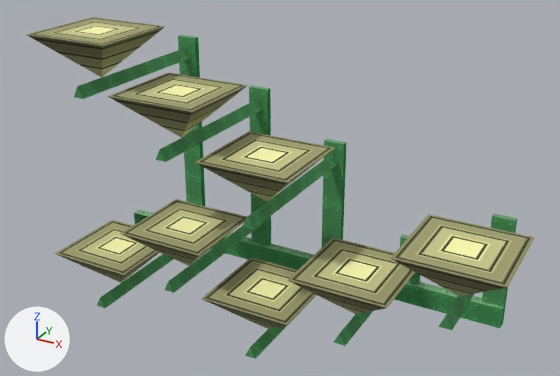
Two versions of the glTF model site/public/sm64ds/models/rc_dorifu0.glb, one commit apart.
Rendered twice from a 50 mm lens placed at (187.0, -305.0, 161.0), pointed at (4.0, 30.0, -6.0). Lighting does not change. The marker at lower left points along +X, +Y and +Z. The first picture is the older version.

Names of what the first picture shows: 'rc_dorifu0'.
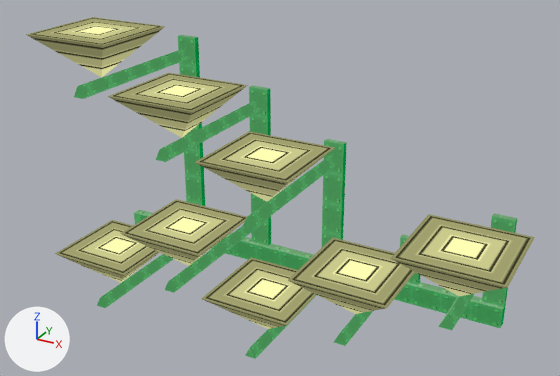
Boxes [x1, y1, x2, y2] around the edits, measured in the pictures (560 x 376 px):
'rc_dorifu0', recoloured (lighter): [26, 22, 531, 359] in both

The change, as a list of edits to the scene's bpy script:
```text
Change mat_mat_line:
    remove # nodes: BsdfPrincipled, CombineXYZ, Math, Mix, OutputMaterial, SeparateXYZ, TexImage, UVMap, VertexColor
    nodes: BsdfTransparent, CombineXYZ, Emission, LightPath, Math, Mix, MixShader, OutputMaterial, SeparateXYZ, TexImage, UVMap, VertexColor
Change mat_mat_teppan:
    remove # nodes: BsdfPrincipled, Mix, OutputMaterial, TexImage, VertexColor
    nodes: BsdfTransparent, Emission, LightPath, Mix, MixShader, OutputMaterial, TexImage, VertexColor
```
